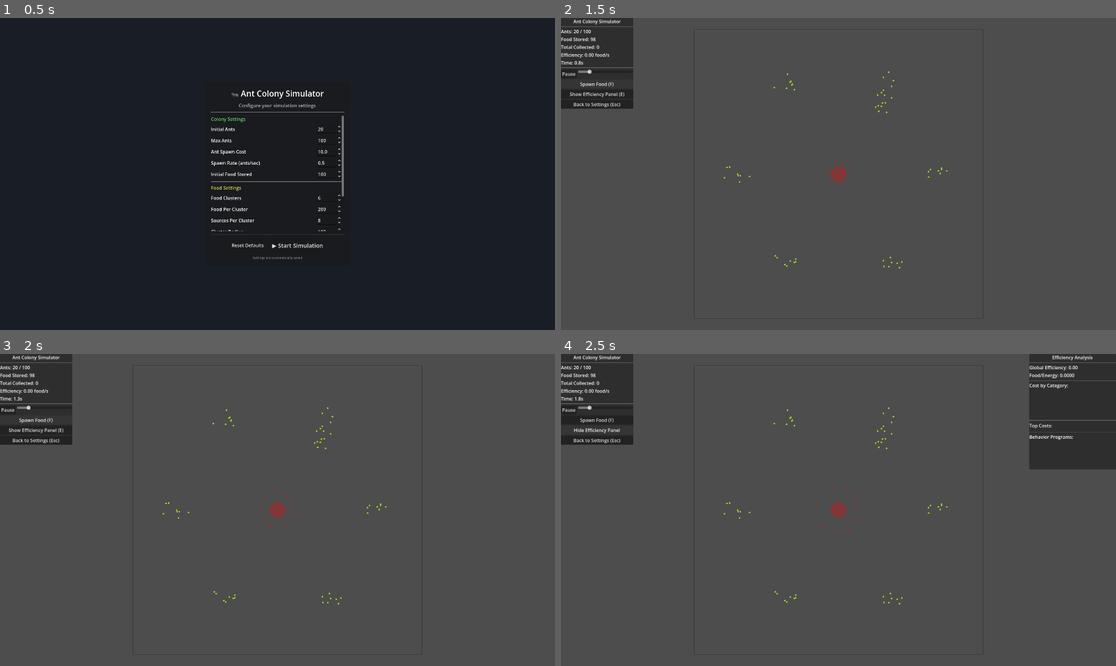
Above: before the commit, frames 1-4 (two rows, left to right).
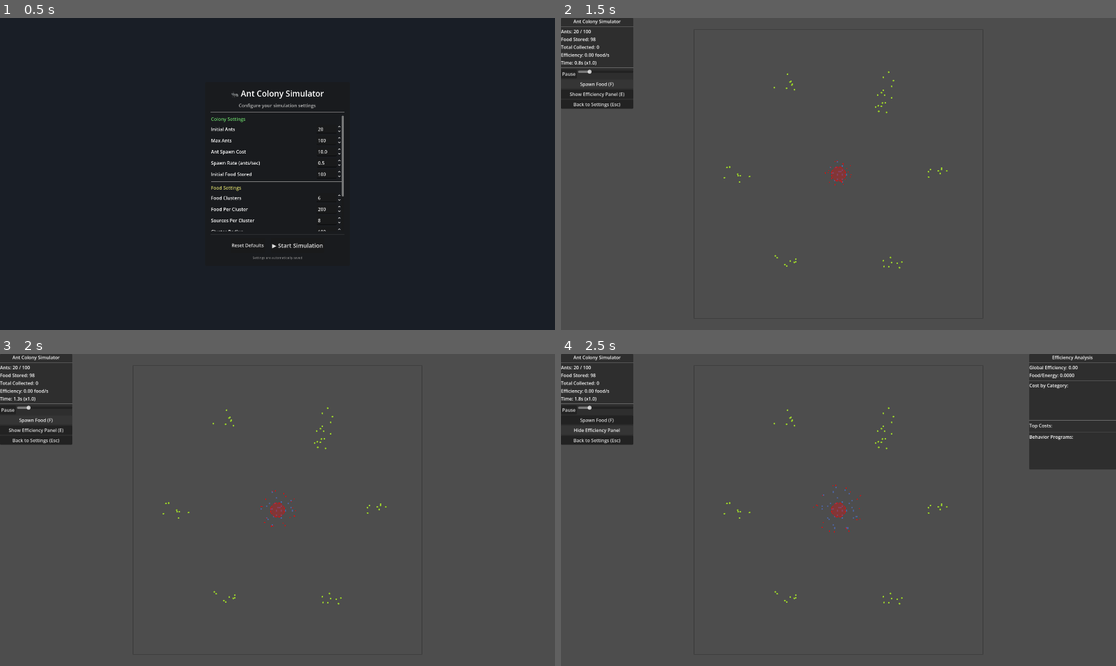
Above: after the commit, the same moments.

Repository: Ctharo/MoreAnts
Game: Godot game, scene res://scenes/game_entry.tscn
Two runs of this game, one before a commit and one after it. Both use one fixed random seed, a clock stepped at 60 frames per second and the inputs below.
Inputs:
- Up to frame 1 (0.5 s): no input
- Up to frame 2 (1.5 s): click "▶ Start Simulation" at 0.5 s; click "Spawn Food (F)" at 1.25 s
- Up to frame 3 (2 s): no input
- Up to frame 4 (2.5 s): click "Show Efficiency Panel (E)" at 2 s

Frame 1 is identical in both runs. In frame 2, less than 0.1% of the frame differs, in the area x 4-52%, y 13-53%; in frame 3, less than 0.1%; in frame 4, less than 0.1%, in the area x 4-54%, y 13-57%.

Commit message:
Tune pheromone trail visibility and ant behavior
Increased pheromone deposit and reduced evaporation rates for more persistent and visible trails. Adjusted ant behavior to stop movement during deposit, increased nest thresholds for transitions and drops, and improved pheromone field visualization with logarithmic scaling and lower draw thresholds. These changes enhance trail clarity and make ant behaviors more robust and visually informative.

Diff:
--- a/main.gd
+++ b/main.gd
@@ -159,7 +159,7 @@
 	food_stored_label.text = "Food Stored: %.0f" % stats.food_stored
 	food_collected_label.text = "Total Collected: %.0f" % stats.total_food_collected
 	efficiency_label.text = "Efficiency: %.2f food/s" % stats.colony_efficiency
-	sim_time_label.text = "Time: %.1fs" % GameManager.simulation_time
+	sim_time_label.text = "Time: %.1fs (x%.1f)" % [GameManager.simulation_time, GameManager.time_scale]
 
 	# Update global efficiency
 	var global_eff: float = GameManager.get_efficiency_ratio()
@@ -344,11 +344,12 @@
 	search_move.blend_weights = {"pheromone": 0.6, "random": 0.3, "nest": -0.1}
 
 	# Drop home_trail while searching so ants can find their way back
+	# Increased amounts for better visibility
 	var search_home_pheromone: PheromoneAction = PheromoneActionScript.new()
 	search_home_pheromone.pheromone_name = "home_trail"
 	search_home_pheromone.deposit_mode = PheromoneAction.DepositMode.INVERSELY_TO_DISTANCE
-	search_home_pheromone.base_amount = 1.5
-	search_home_pheromone.max_amount = 4.0
+	search_home_pheromone.base_amount = 3.0  # Increased from 1.5
+	search_home_pheromone.max_amount = 8.0   # Increased from 4.0
 	search_home_pheromone.reference_distance = 400.0
 
 	search_state.tick_actions = [search_move, search_home_pheromone] as Array[BehaviorAction]
@@ -433,7 +434,7 @@
 	var at_nest: DistanceCondition = DistanceConditionScript.new()
 	at_nest.target_type = DistanceCondition.TargetType.NEST
 	at_nest.compare_mode = DistanceCondition.CompareMode.CLOSER_THAN
-	at_nest.threshold = 30.0
+	at_nest.threshold = 50.0  # Increased from 30 for earlier transition
 	at_nest_trans.condition = at_nest
 	at_nest_trans.priority = 10
 
@@ -447,16 +448,21 @@
 	return_state.transitions = [at_nest_trans, lost_food_trans] as Array[BehaviorTransition]
 	#endregion
 
-	#region Deposit State
+	#region Deposit State - MUST stop movement to prevent overshooting
 	var deposit_state: BehaviorState = BehaviorStateScript.new()
 	deposit_state.state_name = "Deposit"
 	deposit_state.display_color = Color.BLUE
 
+	# Stop movement while depositing - critical to prevent overshooting nest
+	var deposit_stop: MoveAction = MoveActionScript.new()
+	deposit_stop.move_mode = MoveAction.MoveMode.RANDOM_WALK
+	deposit_stop.speed_multiplier = 0.0
+
 	var drop: DropAction = DropActionScript.new()
 	drop.drop_mode = DropAction.DropMode.DROP_AT_NEST
-	drop.nest_threshold = 40.0
-
-	deposit_state.tick_actions = [drop] as Array[BehaviorAction]
+	drop.nest_threshold = 70.0  # Increased from 40 for more forgiving drops
+
+	deposit_state.tick_actions = [deposit_stop, drop] as Array[BehaviorAction]
 
 	var deposited_trans: BehaviorTransition = BehaviorTransitionScript.new()
 	deposited_trans.target_state = "Search"
--- a/scripts/world/pheromone_field.gd
+++ b/scripts/world/pheromone_field.gd
@@ -7,20 +7,24 @@
 var height: int
 var cell_size: float
 
-# Grid data (2D array stored as 1D)
+#region Grid Data (2D array stored as 1D)
 var grid: PackedFloat32Array
 var _next_grid: PackedFloat32Array  # Double buffer for diffusion
-
-# Field properties - SLOWER evaporation for visible trails
-var diffusion_rate: float = 0.1  # Reduced from 0.1
-var evaporation_rate: float = 0.005  # Reduced from 0.02 - trails last much longer
+#endregion
+
+#region Field Properties - Low evaporation for visible trails
+var diffusion_rate: float = 0.08
+var evaporation_rate: float = 0.002  # Very slow evaporation for persistent trails
 var max_concentration: float = 255.0
-
-# Visualization
+#endregion
+
+#region Visualization
 var color: Color = Color.GREEN
-
-# Statistics
+#endregion
+
+#region Statistics
 var current_total: float = 0.0
+#endregion
 
 
 func _init(p_name: String, world_width: float, world_height: float, p_cell_size: float) -> void:
@@ -138,7 +142,7 @@
 				_next_grid[idx] = 0.0
 				continue
 
-			# Evaporation
+			# Evaporation - multiplicative decay
 			current *= (1.0 - evaporation_rate * delta)
 
 			# Diffusion (simple 4-neighbor averaging)
--- a/scripts/world/world.gd
+++ b/scripts/world/world.gd
@@ -6,27 +6,29 @@
 signal food_source_added(source: Node)
 signal food_source_depleted(source: Node)
 
-# World configuration
+#region Configuration
 @export var world_width: float = 2000.0
 @export var world_height: float = 2000.0
 @export var pheromone_cell_size: float = 10.0
 @export var spatial_hash_cell_size: float = 50.0
-
-# Pheromone field configuration
 @export var default_pheromone_types: Array = ["food_trail", "home_trail", "alarm"]
-
-# References
+#endregion
+
+#region References
 var pheromone_fields: Dictionary = {}  # String -> PheromoneField
 var spatial_hash: SpatialHash = null
 var colonies: Array = []
 var food_sources: Array = []
-
-# Visualization
+#endregion
+
+#region Visualization
 var _show_pheromones: bool = true
-
-# Physics tick tracking
+#endregion
+
+#region Physics Tick
 var _physics_accumulator: float = 0.0
 var _physics_interval: float = 1.0 / 30.0  # 30 Hz
+#endregion
 
 
 func _ready() -> void:
@@ -124,7 +126,7 @@
 
 
 ## Create a new pheromone field
-func create_pheromone_field(field_name: String, diffusion: float = 0.05, evaporation: float = 0.005) -> PheromoneField:
+func create_pheromone_field(field_name: String, diffusion: float = 0.05, evaporation: float = 0.003) -> PheromoneField:
 	if pheromone_fields.has(field_name):
 		return pheromone_fields[field_name]
 
@@ -133,12 +135,14 @@
 	field.diffusion_rate = diffusion
 	field.evaporation_rate = evaporation
 
-	# Set default colors
+	# Set default colors and properties per field type
 	match field_name:
 		"food_trail":
-			field.color = Color(0.2, 0.9, 0.2, 0.8)  # Bright green
+			field.color = Color(0.2, 0.95, 0.2, 0.9)  # Bright green
+			field.evaporation_rate = 0.003
 		"home_trail":
-			field.color = Color(0.2, 0.4, 0.9, 0.8)  # Blue
+			field.color = Color(0.3, 0.5, 1.0, 0.9)  # Brighter blue
+			field.evaporation_rate = 0.002  # Slower evaporation for home trails
 		"alarm":
 			field.color = Color(0.9, 0.2, 0.2, 0.8)  # Red
 			field.evaporation_rate = 0.05  # Alarm fades faster
@@ -240,10 +244,12 @@
 		for y: int in range(field.height):
 			for x: int in range(field.width):
 				var value: float = field.get_at(x, y)
-				if value > 0.1:  # Only draw visible amounts
-					var intensity: float = clampf(value / 50.0, 0.0, 1.0)  # Normalize for visibility
+				if value > 0.05:  # Lower threshold for visibility
+					# Use logarithmic scaling for better visibility of faint trails
+					var normalized: float = log(1.0 + value) / log(1.0 + 30.0)
+					var intensity: float = clampf(normalized, 0.0, 1.0)
 					var draw_color: Color = field.color
-					draw_color.a = intensity * 0.7
+					draw_color.a = intensity * 0.8
 
 					var rect: Rect2 = Rect2(
 						x * cell_size,
